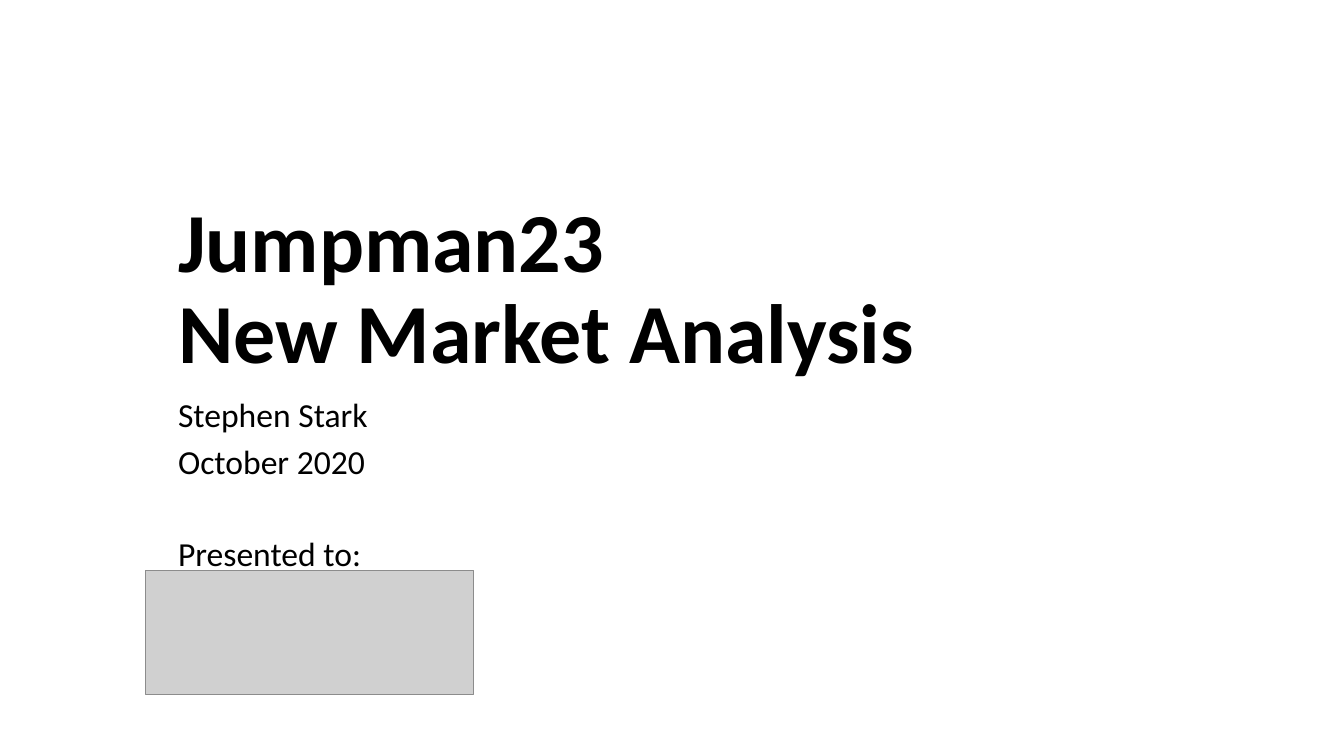
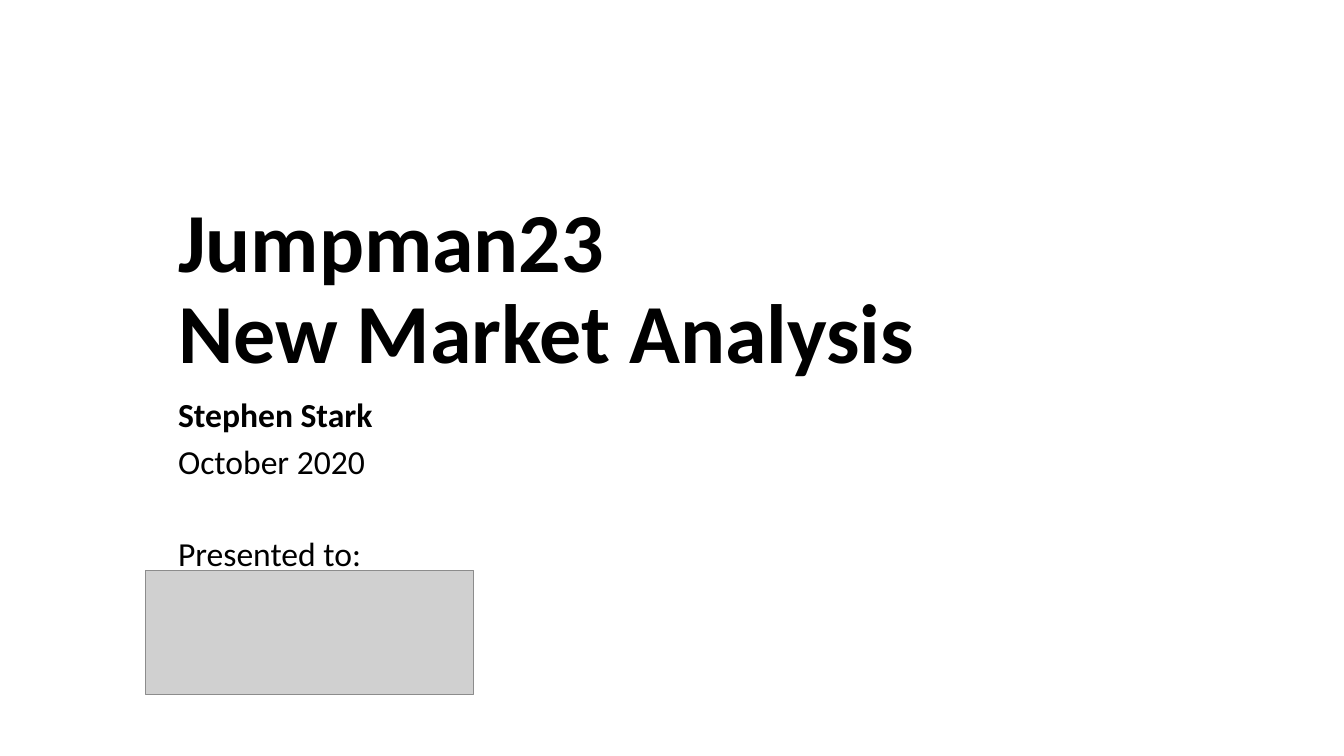
Before and after one commit to sstarkjr/PM_MarketAnalysis, a slide deck: slide 1 of Stephen_Stark_Analysis.pptx. Drawn at 1344x756 pixels with LibreOffice and Linux fonts; fonts in the diff are those of the drawing; grey boxes stand for pictures. Boxes give left, top, right and bottom in pixels: in the first picture for what was removed or moved away, otherwise in the second. Text is boxed around its words. In the diff, an @@ line names an element or a change of style, - is before the commit and + after.

```diff
--- a/Stephen_Stark_Analysis.pptx
+++ b/Stephen_Stark_Analysis.pptx
@@ subtitle at bbox=[178, 403, 373, 433]: bold on in "Stephen Stark" @@
```
Also in this commit, not shown: 12 other slides changed, 2 slides added, 2 slides removed, 1 other file.
